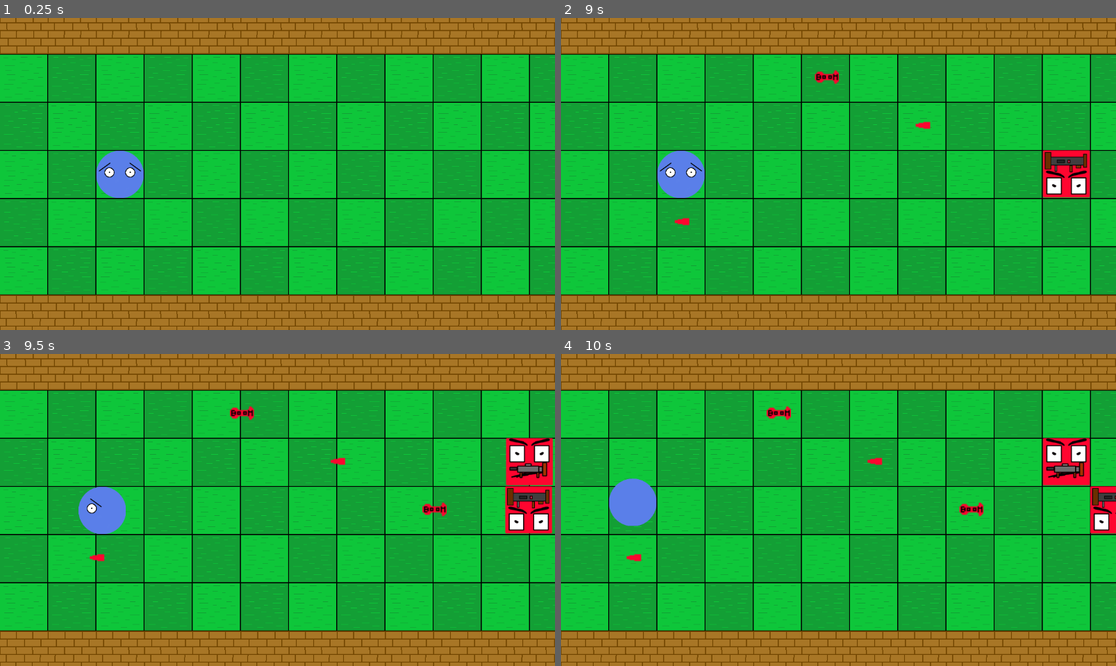
Above: before the commit, frames 1-4 (two rows, left to right).
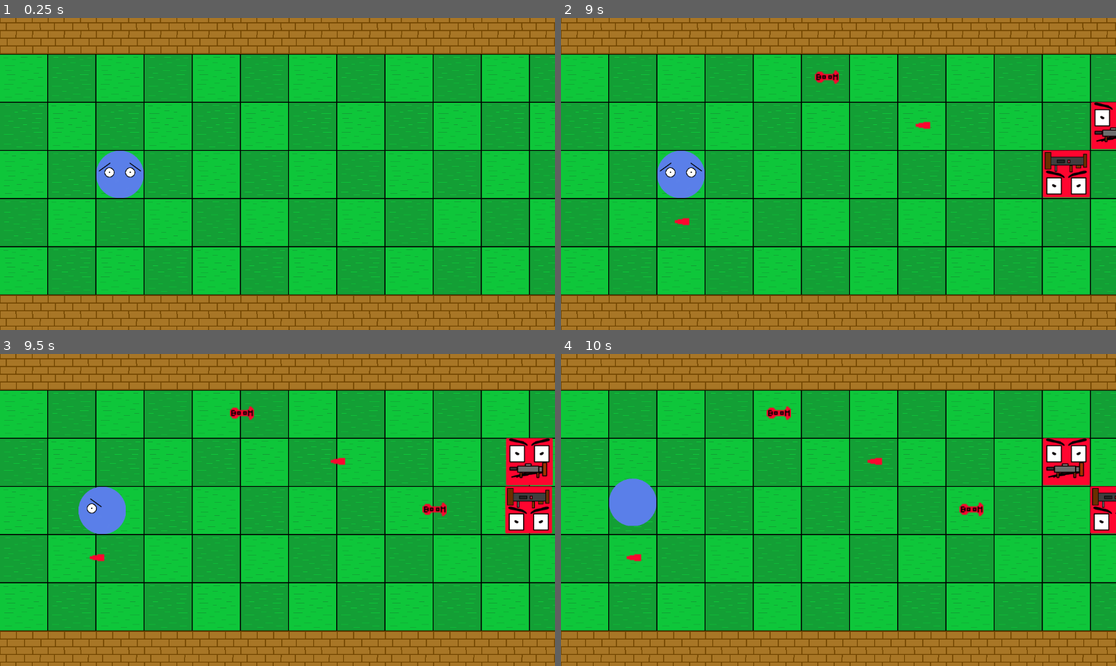
Above: after the commit, the same moments.

Repository: Killfreek/Rats
Game: Godot game, scene res://Levels/main.tscn
Two runs of this game, one before a commit and one after it. Both use one fixed random seed, a clock stepped at 60 frames per second and the inputs below.
Inputs:
- Up to frame 1 (0.25 s): no input
- Up to frame 2 (9 s): tap Enter at 0.5 s; hold D (MoveRight) 0.53-1.28 s; hold Space (SpawnPlayer) 0.53-1.28 s; hold S (MoveDown) 1.28-2.03 s; tap Space (SpawnPlayer) every 1.5 s from 1.35 to 8.85 s; hold D (MoveRight) 2.03-2.78 s; hold Space (SpawnPlayer) 2.03-2.78 s; hold W (MoveUp) 2.78-3.53 s; hold Space (SpawnPlayer) 3.53-4.28 s; hold A (MoveLeft) 3.53-5.03 s; hold S (MoveDown) 5.03-5.78 s; hold Space (SpawnPlayer) 5.03-5.78 s; hold D (MoveRight) 5.78-6.53 s; hold W (MoveUp) 6.53-7.28 s; hold Space (SpawnPlayer) 6.53-7.28 s; hold D (MoveRight) 7.28-8.03 s; hold S (MoveDown) 8.03-8.78 s; hold Space (SpawnPlayer) 8.03-8.78 s; hold A (MoveLeft) from 8.78 s (still down)
- Up to frame 3 (9.5 s): keep holding A (MoveLeft)
- Up to frame 4 (10 s): release A (MoveLeft) at 9.53 s; hold W (MoveUp) from 9.53 s (still down); hold Space (SpawnPlayer) from 9.53 s (still down)

The runs differ from the first frame. In frame 1, 0.3% of the frame differs, in the area x 1-86%, y 0-100%; in frame 2, 1.0%, in the area x 1-100%, y 0-100%; in frame 3, 0.3%; in frame 4, 0.3%.

Commit message:
clean up

Diff:
--- a/EnemyBots/EnemySpawnController.gd
+++ b/EnemyBots/EnemySpawnController.gd
@@ -7,13 +7,11 @@
 
 var spawnLocationsUseState : Array[bool]
 
-var continueSpawnaing: bool;
+var continueSpawnaing: bool = false;
 
 func _ready():
 	spawnLocationsUseState.resize(spawnLocations.size());
 	spawnLocationsUseState.fill(false);
-
-	continueSpawnaing = true;
 
 
 func _on_enemy_spawn_timer_timeout():
--- a/GUIScripts/StartMenu.gd
+++ b/GUIScripts/StartMenu.gd
@@ -6,6 +6,5 @@
 func _on_options_pressed():
 	pass # Replace with function body.
 
-
 func _on_play_pressed():
 	pass # Replace with function body.
--- a/Levels/TileMapController.gd
+++ b/Levels/TileMapController.gd
@@ -8,9 +8,9 @@
 	var isDark = tileMap.get_cell_tile_data(1, tilecordsMapped);
 
 	if (isLight != null):
-		tileMap.set_pattern(0, tileMap.local_to_map(tilecords), tileMap.tile_set.get_pattern(5));
+		tileMap.set_pattern(0, tileMap.local_to_map(tilecords), tileMap.tile_set.get_pattern(2));
 	else:
-		tileMap.set_pattern(1, tileMap.local_to_map(tilecords), tileMap.tile_set.get_pattern(6));
+		tileMap.set_pattern(1, tileMap.local_to_map(tilecords), tileMap.tile_set.get_pattern(3));
 
 func tileHit(tilecords : Vector2):
 	var tilecordsMapped = tileMap.local_to_map(tilecords);
@@ -18,6 +18,6 @@
 	var isDark = tileMap.get_cell_tile_data(1, tilecordsMapped);
 
 	if (isLight != null):
-		tileMap.set_pattern(0, tilecordsMapped, tileMap.tile_set.get_pattern(3));
+		tileMap.set_pattern(0, tilecordsMapped, tileMap.tile_set.get_pattern(0));
 	else:
-		tileMap.set_pattern(1, tilecordsMapped, tileMap.tile_set.get_pattern(4));
+		tileMap.set_pattern(1, tilecordsMapped, tileMap.tile_set.get_pattern(1));
--- a/Levels/main.tscn
+++ b/Levels/main.tscn
@@ -1,17 +1,65 @@
-[gd_scene load_steps=11 format=3 uid="uid://di80l1kbhxfwb"]
+[gd_scene load_steps=21 format=3 uid="uid://di80l1kbhxfwb"]
 
 [ext_resource type="Script" path="res://EnemyBots/EnemySpawnController.gd" id="1_o3snr"]
 [ext_resource type="PackedScene" uid="uid://cn6sy13cm2suv" path="res://EnemyBots/Npcs/EnemywithCatapult.tscn" id="2_m7lru"]
 [ext_resource type="PackedScene" uid="uid://bi28dgfpt004" path="res://EnemyBots/Npcs/EnemywithGun.tscn" id="3_tykuc"]
 [ext_resource type="PackedScene" uid="uid://1ft0pw3n37f7" path="res://EnemyBots/Npcs/EnemywithRocket.tscn" id="4_xusaf"]
-[ext_resource type="PackedScene" uid="uid://biwn0qj033ttm" path="res://Levels/LevelTest.tscn" id="5_rpyy2"]
 [ext_resource type="Script" path="res://Levels/TileMapController.gd" id="6_xucic"]
 [ext_resource type="Script" path="res://Player/PlayerSpawnController.gd" id="7_s2tei"]
+[ext_resource type="Texture2D" uid="uid://3acj24ecna82" path="res://Sprites/Background/GrassTials.png" id="8_001wk"]
 [ext_resource type="PackedScene" uid="uid://b2vihdt08h1js" path="res://Player/player.tscn" id="8_le85l"]
 [ext_resource type="PackedScene" uid="uid://vinji51364t8" path="res://Levels/InGameMenu.tscn" id="9_00nvu"]
+[ext_resource type="Texture2D" uid="uid://bg4ep5mdydjkw" path="res://Sprites/Background/WallTexture1.png" id="9_sqs3m"]
+[ext_resource type="Texture2D" uid="uid://dud2b2uvxeree" path="res://Sprites/Background/WallTexture2.png" id="10_idk6u"]
 
 [sub_resource type="RectangleShape2D" id="RectangleShape2D_pec6s"]
 size = Vector2(20, 513)
+
+[sub_resource type="TileMapPattern" id="TileMapPattern_vr46u"]
+tile_data = PackedInt32Array(0, 7, 0)
+
+[sub_resource type="TileMapPattern" id="TileMapPattern_ccwgg"]
+tile_data = PackedInt32Array(0, 65543, 0)
+
+[sub_resource type="TileMapPattern" id="TileMapPattern_m5412"]
+tile_data = PackedInt32Array(0, 7, 1)
+
+[sub_resource type="TileMapPattern" id="TileMapPattern_1vqw2"]
+tile_data = PackedInt32Array(0, 65543, 1)
+
+[sub_resource type="TileSetAtlasSource" id="TileSetAtlasSource_2fa46"]
+texture = ExtResource("8_001wk")
+texture_region_size = Vector2i(100, 100)
+0:0/0 = 0
+1:0/0 = 0
+0:1/0 = 0
+1:1/0 = 0
+
+[sub_resource type="TileSetAtlasSource" id="TileSetAtlasSource_t7ncy"]
+texture = ExtResource("9_sqs3m")
+texture_region_size = Vector2i(100, 100)
+0:0/0 = 0
+1:0/0 = 0
+0:1/0 = 0
+1:1/0 = 0
+
+[sub_resource type="TileSetAtlasSource" id="TileSetAtlasSource_b2jmy"]
+texture = ExtResource("10_idk6u")
+texture_region_size = Vector2i(100, 100)
+0:0/0 = 0
+1:0/0 = 0
+0:1/0 = 0
+1:1/0 = 0
+
+[sub_resource type="TileSet" id="TileSet_60w6c"]
+tile_size = Vector2i(100, 100)
+sources/7 = SubResource("TileSetAtlasSource_2fa46")
+sources/8 = SubResource("TileSetAtlasSource_t7ncy")
+sources/9 = SubResource("TileSetAtlasSource_b2jmy")
+pattern_0 = SubResource("TileMapPattern_vr46u")
+pattern_1 = SubResource("TileMapPattern_ccwgg")
+pattern_2 = SubResource("TileMapPattern_m5412")
+pattern_3 = SubResource("TileMapPattern_1vqw2")
 
 [node name="Main" type="Node2D"]
 
@@ -42,14 +90,6 @@
 [node name="EnemySpawnTimer" type="Timer" parent="EnemySpawnLocations"]
 autostart = true
 
-[node name="TileMap" parent="." node_paths=PackedStringArray("tileMap") instance=ExtResource("5_rpyy2")]
-layer_0/name = "Light"
-layer_0/tile_data = PackedInt32Array(0, 7, 0, 65537, 7, 0, 2, 7, 0, 65539, 7, 0, 4, 7, 0, 131076, 7, 0, 262148, 7, 0, 196613, 7, 0, 65541, 7, 0, 131078, 7, 0, 6, 7, 0, 262150, 7, 0, 196615, 7, 0, 65543, 7, 0, 131080, 7, 0, 8, 7, 0, 65545, 7, 0, 10, 7, 0, 131082, 7, 0, 65547, 7, 0, 196619, 7, 0, 196617, 7, 0, 262152, 7, 0, 262154, 7, 0, 131072, 7, 0, 196609, 7, 0, 131074, 7, 0, 262146, 7, 0, 196611, 7, 0, 262144, 7, 0, -65536, 65545, 0, -65535, 9, 0, -65534, 9, 0, -65533, 65545, 0, -65532, 9, 0, -65531, 9, 0, -65530, 9, 0, -65529, 65545, 0, -65528, 9, 0, -65527, 9, 0, -65526, 9, 0, -65525, 9, 0, 327680, 9, 1, 327681, 65545, 1, 327682, 9, 1, 327683, 9, 1, 327684, 9, 1, 327685, 65545, 1, 327686, 9, 1, 327687, 9, 1, 327688, 9, 1, 327689, 65545, 1, 327690, 9, 1, 327691, 9, 1)
-layer_1/name = "Dark"
-layer_1/tile_data = PackedInt32Array(1, 65543, 0, 65536, 65543, 0, 131073, 65543, 0, 196608, 65543, 0, 262145, 65543, 0, 196610, 65543, 0, 65538, 65543, 0, 3, 65543, 0, 65540, 65543, 0, 131075, 65543, 0, 196612, 65543, 0, 262147, 65543, 0, 262149, 65543, 0, 196614, 65543, 0, 131077, 65543, 0, 65542, 65543, 0, 5, 65543, 0, 7, 65543, 0, 65544, 65543, 0, 131079, 65543, 0, 196616, 65543, 0, 262151, 65543, 0, 262153, 65543, 0, 196618, 65543, 0, 131081, 65543, 0, 65546, 65543, 0, 9, 65543, 0, 11, 65543, 0, 131083, 65543, 0, 262155, 65543, 0)
-script = ExtResource("6_xucic")
-tileMap = NodePath(".")
-
 [node name="DeleteZone" type="Area2D" parent="."]
 position = Vector2(-50, 0)
 
@@ -72,4 +112,14 @@
 
 [node name="InGameMenu" parent="." instance=ExtResource("9_00nvu")]
 
+[node name="TileMap" type="TileMap" parent="." node_paths=PackedStringArray("tileMap")]
+tile_set = SubResource("TileSet_60w6c")
+format = 2
+layer_0/name = "Light"
+layer_0/tile_data = PackedInt32Array(-65536, 9, 0, -65535, 9, 0, -65534, 9, 0, -65533, 9, 0, -65532, 9, 0, -65531, 9, 0, -65530, 9, 0, -65529, 9, 0, -65528, 9, 0, -65527, 9, 0, -65526, 9, 0, -65525, 9, 0, 327680, 9, 1, 327681, 9, 1, 327682, 9, 1, 327683, 9, 1, 327684, 9, 1, 327685, 9, 1, 327686, 9, 1, 327687, 9, 1, 327688, 9, 1, 327689, 9, 1, 327690, 9, 1, 327691, 9, 1, 262144, 7, 0, 131072, 7, 0, 0, 7, 0, 65537, 7, 0, 196609, 7, 0, 131074, 7, 0, 2, 7, 0, 262146, 7, 0, 196611, 7, 0, 65539, 7, 0, 4, 7, 0, 131076, 7, 0, 262148, 7, 0, 196613, 7, 0, 65541, 7, 0, 6, 7, 0, 131078, 7, 0, 262150, 7, 0, 196615, 7, 0, 65543, 7, 0, 8, 7, 0, 131080, 7, 0, 262152, 7, 0, 196617, 7, 0, 65545, 7, 0, 10, 7, 0, 131082, 7, 0, 262154, 7, 0, 196619, 7, 0, 65547, 7, 0)
+layer_1/name = "Dark"
+layer_1/tile_data = PackedInt32Array(196608, 65543, 0, 131073, 65543, 0, 65536, 65543, 0, 1, 65543, 0, 65538, 65543, 0, 196610, 65543, 0, 262145, 65543, 0, 262147, 65543, 0, 196612, 65543, 0, 131075, 65543, 0, 3, 65543, 0, 65540, 65543, 0, 5, 65543, 0, 65542, 65543, 0, 131077, 65543, 0, 196614, 65543, 0, 262149, 65543, 0, 262151, 65543, 0, 196616, 65543, 0, 131079, 65543, 0, 7, 65543, 0, 65544, 65543, 0, 9, 65543, 0, 65546, 65543, 0, 131081, 65543, 0, 196618, 65543, 0, 262153, 65543, 0, 262155, 65543, 0, 131083, 65543, 0, 11, 65543, 0)
+script = ExtResource("6_xucic")
+tileMap = NodePath(".")
+
 [connection signal="timeout" from="EnemySpawnLocations/EnemySpawnTimer" to="EnemySpawnLocations" method="_on_enemy_spawn_timer_timeout"]
--- a/Levels/LevelTest.tscn
+++ b/Levels/mainGrid.tscn
@@ -1,8 +1,4 @@
-[gd_scene load_steps=15 format=3 uid="uid://biwn0qj033ttm"]
-
-[ext_resource type="Texture2D" uid="uid://bg4ep5mdydjkw" path="res://Sprites/Background/WallTexture1.png" id="2_wt5t7"]
-[ext_resource type="Texture2D" uid="uid://dud2b2uvxeree" path="res://Sprites/Background/WallTexture2.png" id="3_sdepi"]
-[ext_resource type="Texture2D" uid="uid://3acj24ecna82" path="res://Sprites/Background/GrassTials.png" id="7_ic54q"]
+[gd_scene load_steps=9 format=3 uid="uid://cdjd8lbk2x22c"]
 
 [sub_resource type="TileMapPattern" id="TileMapPattern_5h67x"]
 tile_data = PackedInt32Array(0, 65543, 0, 65536, 7, 0, 1, 7, 0, 65537, 65543, 0)
@@ -25,35 +21,8 @@
 [sub_resource type="TileMapPattern" id="TileMapPattern_1vqw2"]
 tile_data = PackedInt32Array(0, 65543, 1)
 
-[sub_resource type="TileSetAtlasSource" id="TileSetAtlasSource_2fa46"]
-texture = ExtResource("7_ic54q")
-texture_region_size = Vector2i(100, 100)
-0:0/0 = 0
-1:0/0 = 0
-0:1/0 = 0
-1:1/0 = 0
-
-[sub_resource type="TileSetAtlasSource" id="TileSetAtlasSource_t7ncy"]
-texture = ExtResource("2_wt5t7")
-texture_region_size = Vector2i(100, 100)
-0:0/0 = 0
-1:0/0 = 0
-0:1/0 = 0
-1:1/0 = 0
-
-[sub_resource type="TileSetAtlasSource" id="TileSetAtlasSource_b2jmy"]
-texture = ExtResource("3_sdepi")
-texture_region_size = Vector2i(100, 100)
-0:0/0 = 0
-1:0/0 = 0
-0:1/0 = 0
-1:1/0 = 0
-
 [sub_resource type="TileSet" id="TileSet_28fn1"]
 tile_size = Vector2i(100, 100)
-sources/7 = SubResource("TileSetAtlasSource_2fa46")
-sources/8 = SubResource("TileSetAtlasSource_t7ncy")
-sources/9 = SubResource("TileSetAtlasSource_b2jmy")
 pattern_0 = SubResource("TileMapPattern_5h67x")
 pattern_1 = SubResource("TileMapPattern_xccvb")
 pattern_2 = SubResource("TileMapPattern_3a3b3")
@@ -62,7 +31,9 @@
 pattern_5 = SubResource("TileMapPattern_m5412")
 pattern_6 = SubResource("TileMapPattern_1vqw2")
 
-[node name="TileMap" type="TileMap"]
+[node name="Node2D" type="Node2D"]
+
+[node name="TileMap" type="TileMap" parent="."]
 tile_set = SubResource("TileSet_28fn1")
 format = 2
 layer_0/tile_data = PackedInt32Array(0, 7, 0, 65536, 65543, 0, 65537, 7, 0, 65538, 65543, 0, 1, 65543, 0, 2, 7, 0, 3, 6 …(1143 unchanged characters)…
--- a/Player/player.tscn
+++ b/Player/player.tscn
@@ -45,6 +45,7 @@
 radius = 50.01
 
 [node name="Player" type="Area2D" node_paths=PackedStringArray("inputTimer")]
+top_level = true
 script = ExtResource("1_gka1k")
 speed = 200
 xStepDistance = 100
